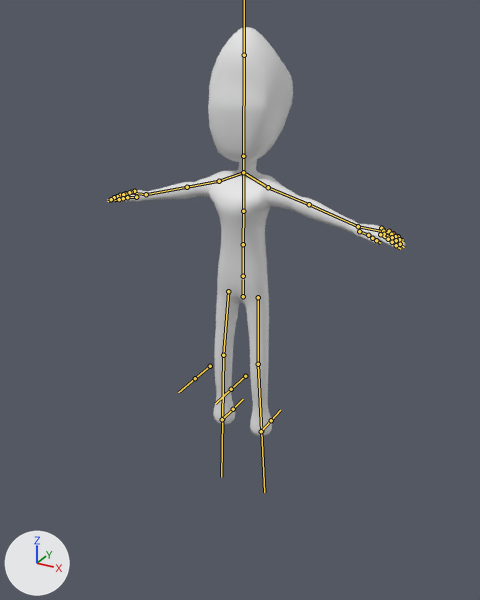
A saved change to the FBX model Assets/Models/Interactif/Player/PlayerModels/MC.fbx.
Camera for both pictures: a 50 mm camera at (2.29, -4.23, 3.29) aimed at (0.16, -0.34, 1.35). Every picture has the same lights, and +X, +Y and +Z are marked at lower left. The bones that bend it are drawn over the model as lines.

The first picture shows 'Player'.
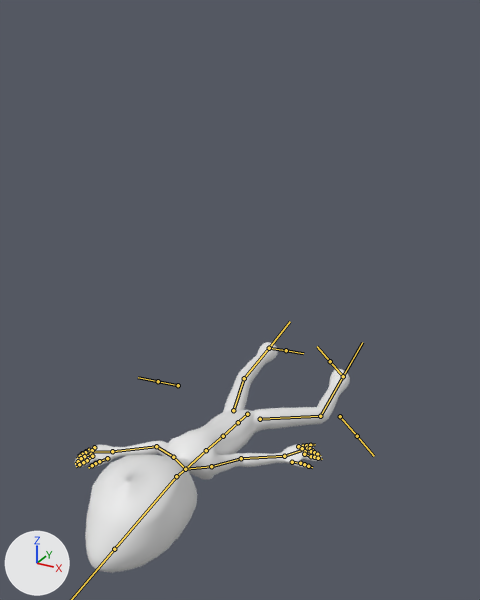
The newer file adds an action. The first version stands in its rest pose; the second is drawn at frame 1 of the action 'Armature|Cutscene_1'.

Pixel boxes (x1, y1, x2, y2) of what changed, in the pictures (480 x 600 px):
'Player', posed (8% narrower, 43% shorter): before (107, 27, 405, 436); after (75, 342, 350, 573)
bone 'Root', root to tip: before (243, 296) to (243, 279); after (247, 414) to (239, 421)
bone 'Head', root to tip: before (243, 156) to (244, 55); after (176, 476) to (114, 549)
bone 'Shoulder.L', root to tip: before (243, 172) to (268, 187); after (185, 469) to (211, 466)
bone 'UpperArm.L', root to tip: before (268, 187) to (309, 204); after (211, 466) to (241, 458)
bone 'LowerArm.L', root to tip: before (309, 204) to (358, 226); after (241, 458) to (284, 456)
bone 'Hand.L', root to tip: before (358, 226) to (380, 231); after (284, 456) to (301, 450)
bone 'Auriculaire.L.1', root to tip: before (381, 228) to (389, 231); after (298, 446) to (303, 446)
bone 'Auriculaire.L.3', root to tip: before (393, 233) to (398, 236); after (306, 445) to (310, 445)
bone 'Annulaire.L.1', root to tip: before (383, 231) to (391, 234); after (302, 448) to (307, 448)
bone 'Majeur.L.1', root to tip: before (384, 234) to (392, 237); after (305, 451) to (311, 451)
bone 'Index.L.1', root to tip: before (380, 234) to (388, 239); after (304, 454) to (311, 456)
bone 'Index.L.3', root to tip: before (392, 242) to (396, 245); after (314, 457) to (318, 458)
bone 'Pouce.L.1', root to tip: before (359, 231) to (368, 235); after (292, 462) to (300, 463)
bone 'Shoulder.R', root to tip: before (243, 172) to (219, 181); after (185, 469) to (173, 457)
bone 'UpperArm.R', root to tip: before (219, 181) to (187, 187); after (173, 457) to (156, 446)
bone 'LowerArm.R', root to tip: before (187, 187) to (146, 194); after (156, 446) to (112, 451)
bone 'Hand.R', root to tip: before (146, 194) to (129, 192); after (112, 451) to (94, 452)
bone 'Auriculaire.R.1', root to tip: before (134, 191) to (131, 192); after (94, 447) to (89, 450)
bone 'Annulaire.R.1', root to tip: before (129, 192) to (125, 193); after (92, 450) to (85, 452)
bone 'Majeur.R.1', root to tip: before (125, 194) to (120, 195); after (91, 454) to (84, 456)
bone 'Index.R.1', root to tip: before (123, 194) to (117, 196); after (92, 456) to (87, 460)
bone 'Index.R.3', root to tip: before (114, 197) to (111, 199); after (83, 462) to (79, 464)
bone 'Pouce.R.1', root to tip: before (136, 197) to (127, 197); after (107, 458) to (99, 461)
bone 'UpperLeg.L', root to tip: before (258, 297) to (258, 364); after (260, 419) to (320, 416)
bone 'LowerLeg.L', root to tip: before (258, 364) to (261, 431); after (320, 416) to (343, 376)
bone 'UpperLeg.R', root to tip: before (228, 291) to (223, 355); after (233, 410) to (244, 378)
bone 'LowerLeg.R', root to tip: before (223, 355) to (222, 419); after (244, 378) to (269, 348)
bone 'IKTarget.L', root to tip: before (261, 431) to (271, 420); after (343, 376) to (330, 361)
bone 'IKTarget.R', root to tip: before (222, 419) to (233, 409); after (269, 348) to (286, 350)

The edits, one by one:
Bone 'Root' (bone_root) moves from (0.0, 0.0, 0.0) to (0.0, -5.04, -0.39).
Bone 'Root' (bone_root) turns from (0, 0, 0) to (85, 0, 0) degrees about its own x, y and z.
Bone 'Head' (bone_head) turns from (0, 0, 0) to (11, 0, 0) degrees about its own x, y and z.
Bone 'Head' (bone_head) is rescaled from (1.0, 1.0, 1.0) to (1.1, 1.06, 1.1).
Bone 'Shoulder.L' (bone_shoulder_l) turns from (0, 0, 0) to (3, 1, -23) degrees about its own x, y and z.
Bone 'Shoulder.L' (bone_shoulder_l) is rescaled from (1.0, 1.0, 1.0) to (0.91, 0.91, 0.91).
Bone 'UpperArm.L' (bone_upperarm_l) turns from (0, 0, 0) to (10, -4, -30) degrees about its own x, y and z.
Bone 'LowerArm.L' (bone_lowerarm_l) turns from (0, 0, 0) to (-17, -57, 38) degrees about its own x, y and z.
Bone 'Hand.L' (bone_hand_l) turns from (0, 0, 0) to (-6, 4, 0) degrees about its own x, y and z.
Bone 'Auriculaire.L.1' (bone_auriculaire_l_1) moves from (0.0, 0.0, 0.0) to (-0.02, 0.07, -0.06).
Bone 'Auriculaire.L.1' (bone_auriculaire_l_1) turns from (0, 0, 0) to (-12, -16, -11) degrees about its own x, y and z.
Bone 'Auriculaire.L.3' (bone_auriculaire_l_3) turns from (0, 0, 0) to (0, 0, 11) degrees about its own x, y and z.
Bone 'Annulaire.L.1' (bone_annulaire_l_1) moves from (0.0, 0.0, 0.0) to (0.03, 0.02, 0.01).
Bone 'Annulaire.L.1' (bone_annulaire_l_1) turns from (0, 0, 0) to (16, -16, -9) degrees about its own x, y and z.
Bone 'Majeur.L.1' (bone_majeur_l_1) moves from (0.0, 0.0, 0.0) to (-0.02, -0.02, 0.02).
Bone 'Majeur.L.1' (bone_majeur_l_1) turns from (0, 0, 0) to (15, -18, -4) degrees about its own x, y and z.
Bone 'Index.L.1' (bone_index_l_1) moves from (0.0, 0.0, 0.0) to (0.03, -0.06, 0.07).
Bone 'Index.L.1' (bone_index_l_1) turns from (0, 0, 0) to (-15, -11, -9) degrees about its own x, y and z.
Bone 'Index.L.3' (bone_index_l_3) turns from (0, 0, 0) to (0, 0, 9) degrees about its own x, y and z.
Bone 'Pouce.L.1' (bone_pouce_l_1) turns from (0, 0, 0) to (7, 17, -13) degrees about its own x, y and z.
Bone 'Shoulder.R' (bone_shoulder_r) turns from (0, 0, 0) to (4, -31, 5) degrees about its own x, y and z.
Bone 'Shoulder.R' (bone_shoulder_r) is rescaled from (1.0, 1.0, 1.0) to (0.91, 0.91, 0.91).
Bone 'UpperArm.R' (bone_upperarm_r) turns from (0, 0, 0) to (12, 4, 1) degrees about its own x, y and z.
Bone 'LowerArm.R' (bone_lowerarm_r) turns from (0, 0, 0) to (-30, 31, -74) degrees about its own x, y and z.
Bone 'Hand.R' (bone_hand_r) turns from (0, 0, 0) to (-3, 35, -2) degrees about its own x, y and z.
Bone 'Auriculaire.R.1' (bone_auriculaire_r_1) moves from (0.0, 0.0, 0.0) to (0.01, 0.07, -0.03).
Bone 'Auriculaire.R.1' (bone_auriculaire_r_1) turns from (0, 0, 0) to (-22, 9, 6) degrees about its own x, y and z.
Bone 'Annulaire.R.1' (bone_annulaire_r_1) moves from (0.0, 0.0, 0.0) to (-0.02, 0.02, 0.01).
Bone 'Annulaire.R.1' (bone_annulaire_r_1) turns from (0, 0, 0) to (16, 8, 6) degrees about its own x, y and z.
Bone 'Majeur.R.1' (bone_majeur_r_1) moves from (0.0, 0.0, 0.0) to (0.01, -0.02, 0.02).
Bone 'Majeur.R.1' (bone_majeur_r_1) turns from (0, 0, 0) to (16, 9, 4) degrees about its own x, y and z.
Bone 'Index.R.1' (bone_index_r_1) moves from (0.0, 0.0, 0.0) to (-0.02, -0.06, 0.03).
Bone 'Index.R.1' (bone_index_r_1) turns from (0, 0, 0) to (-14, 18, 9) degrees about its own x, y and z.
Bone 'Index.R.3' (bone_index_r_3) turns from (0, 0, 0) to (0, 0, -9) degrees about its own x, y and z.
Bone 'Pouce.R.1' (bone_pouce_r_1) turns from (0, 0, 0) to (5, -2, 8) degrees about its own x, y and z.
Bone 'UpperLeg.L' (bone_upperleg_l) turns from (0, 0, 0) to (2, -66, 40) degrees about its own x, y and z.
Bone 'LowerLeg.L' (bone_lowerleg_l) turns from (0, 0, 0) to (-44, -1, -3) degrees about its own x, y and z.
Bone 'UpperLeg.R' (bone_upperleg_r) turns from (0, 0, 0) to (-36, 75, -52) degrees about its own x, y and z.
Bone 'LowerLeg.R' (bone_lowerleg_r) turns from (0, 0, 0) to (-8, 0, 0) degrees about its own x, y and z.
Bone 'IKTarget.L' (bone_iktarget_l) moves from (0.0, 0.0, 0.0) to (-1.31, 5.01, -0.17).
Bone 'IKTarget.L' (bone_iktarget_l) turns from (0, 0, 0) to (-90, -52, 6) degrees about its own x, y and z.
Bone 'IKTarget.R' (bone_iktarget_r) moves from (0.0, 0.0, 0.0) to (0.82, 5.62, -0.28).
Bone 'IKTarget.R' (bone_iktarget_r) turns from (0, 0, 0) to (32, 94, 117) degrees about its own x, y and z.
